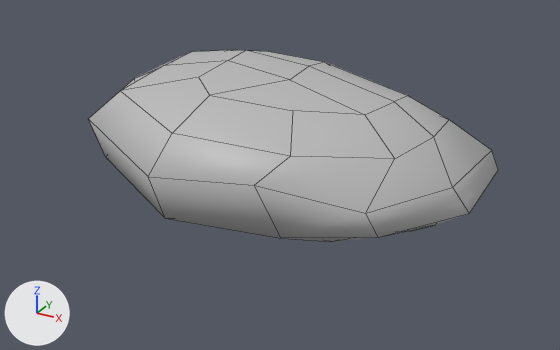
An edit to the FBX model FireballProject/Assets/Graphics/Environment/FB_rockSmallFlat_Env.fbx, drawn before and after from the same camera.
Before and after are seen from a 50 mm camera at (3.06, -5.53, 3.18) aimed at (0.07, -0.09, 0.46). Every picture has the same lights, and +X, +Y and +Z are marked at lower left. Mesh edges are drawn as thin lines.

Objects in the first picture: 'rock_small_flat'.
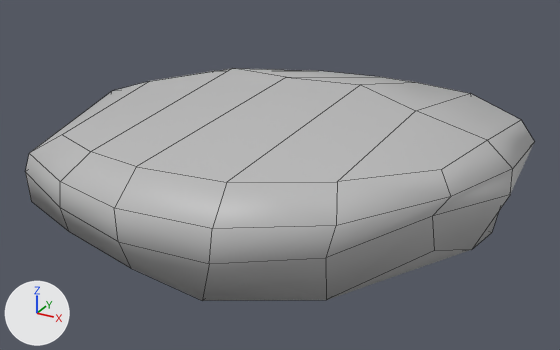
The change, as a diff of the scene's bpy script:
```diff
--- a/FireballProject/Assets/Graphics/Environment/FB_rockSmallFlat_Env.fbx.py
+++ b/FireballProject/Assets/Graphics/Environment/FB_rockSmallFlat_Env.fbx.py
@@ me_mesh @@
 # used by ob_rock_small_flat; location = (0.0, 0.0, 0.0); rotation_euler = (-1.485, 0.0421, 1.509), in degrees (-85, 2.4, 86); scale = (1.18, 1.25, 1.51)
-me_mesh.from_pydata(...)  # 64 vertices, 62 faces; spans x -1.2..1.15, y -1.05..-0.02, z -1.14..1.22
+me_mesh.from_pydata(...)  # 64 vertices, 62 faces; spans x -214.9..203.37, y -12.23..124.86, z -170.28..188.8
+# me_mesh part 1: 64 of 64 vertices moved; they spanned x -1.2..1.15, y -1.05..-0.02, z -1.14..1.22 and now span x -214.9..203.37, y -12.23..124.86, z -170.28..188.8; mean shift (9.77, 63.46, 14.21); largest move (0.13, -1.04, -0.57) -> (199.99, 82.65, -80.99)
 me_mesh.materials.append(mat_lambert1)
@@ ob_rock_small_flat @@
 ob_rock_small_flat = bpy.data.objects.new('rock_small_flat', me_mesh)
-ob_rock_small_flat.location = (0.0, 0.0, 0.0)
-ob_rock_small_flat.rotation_euler = (-1.485, 0.0421, 1.509)  # degrees (-85, 2.4, 86)
-ob_rock_small_flat.scale = (1.18, 1.25, 1.51)
+ob_rock_small_flat.parent = ob_barrierstone
+ob_rock_small_flat.location = (1885.0, 0.0, 0.0)
@@ ob_barrierstone @@
+ob_barrierstone = bpy.data.objects.new('barrierStone', None)
+ob_barrierstone.location = (-18.85, 0.0, 0.0)
+ob_barrierstone.rotation_euler = (1.571, 0.0, 0.0)  # degrees (90, 0, 0)
+ob_barrierstone.scale = (0.01, 0.01, 0.01)
```

Boxes (x1, y1, x2, y2) around the edits, measured in the pictures (560 x 350 px):
'rock_small_flat', reshaped, moved, turned, rescaled
    before: (89, 50, 498, 242)
    after: (26, 68, 534, 300)
